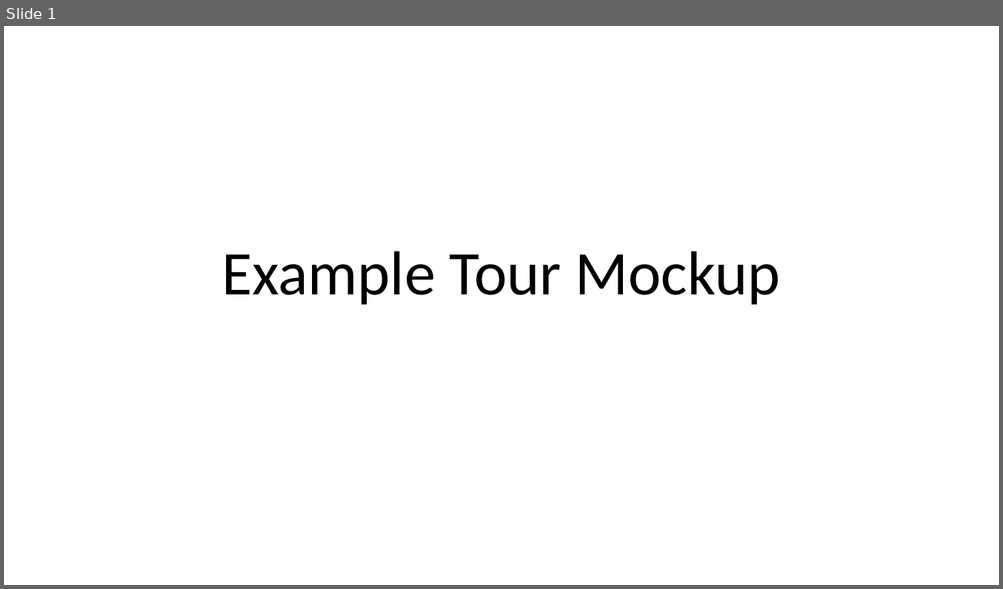
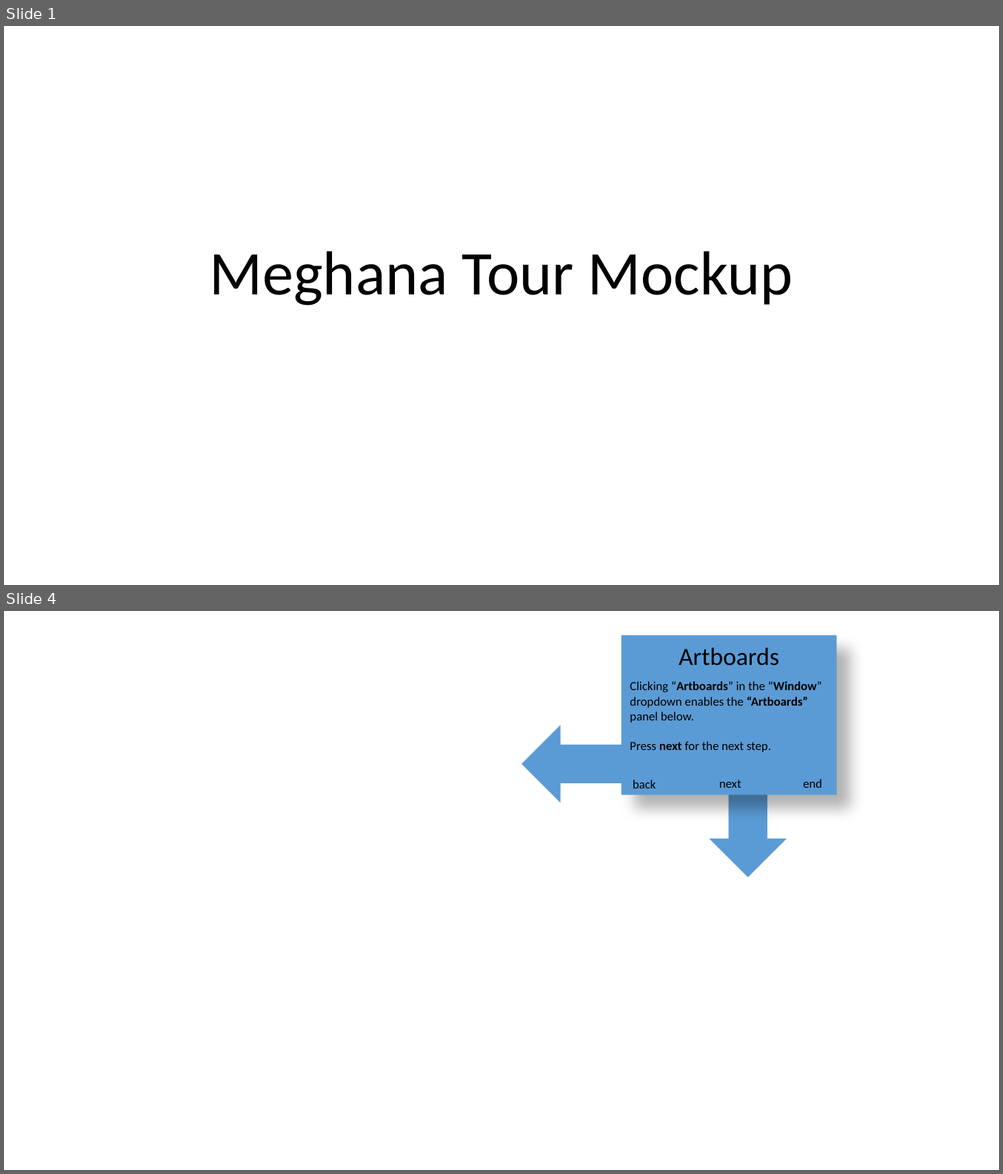
Before and after one commit to ZoeLawson/mcc_tools_tech, a slide deck: Week04-Tours/Homework/meghana_week4_homework/meghana_week4_homework.pptx. Shown one above the other, each under a label of ours: slide 1 before the commit, slides 1 and 4 after it; the slides between them are not shown. The pictures are 1003x589 and 1003x1174 pixels, drawn with LibreOffice and Linux fonts; fonts in the diff are those of the drawing; background and template pictures are left out. Boxes give left, top, right and bottom in pixels: in the first picture for what was removed or moved away, otherwise in the second. Text is boxed around its words. In the diff, an @@ line names an element or a change of style, - is before the commit and + after.

Commit message:
meghana week 4 homework

```diff
--- a/Week04-Tours/Homework/meghana_week4_homework/meghana_week4_homework.pptx
+++ b/Week04-Tours/Homework/meghana_week4_homework/meghana_week4_homework.pptx
@@ slide 4 added at [4, 611, 999, 1170], background picture (left out) @@
@@ rectangle added at [621, 635, 836, 795], fill #5B9BD5 @@
@@ text added at [678, 647, 779, 666], 24 pt, text #000000 @@
+Artboards
@@ text added at [629, 681, 822, 752], 12 pt, text #000000 @@
+Clicking “Artboards” in the “Window” dropdown enables the “Artboards” panel below.
+Press next for the next step.
@@ down arrow added at [709, 721, 787, 877], fill #5B9BD5 @@
@@ down arrow added at [522, 725, 678, 803], fill #5B9BD5 @@
@@ text added at [632, 780, 656, 789], 12 pt, text #000000 @@
+back
@@ text added at [719, 780, 741, 788], 12 pt, text #000000 @@
+next
@@ text added at [802, 779, 822, 788], 12 pt, text #000000 @@
+end
@@ slide 1 changed as well @@
@@ title at [210, 251, 793, 306]: text changed @@
-Example Tour Mockup
+Meghana Tour Mockup
```
Also in this commit, not shown: 5 other slides added, 4 slides removed.
